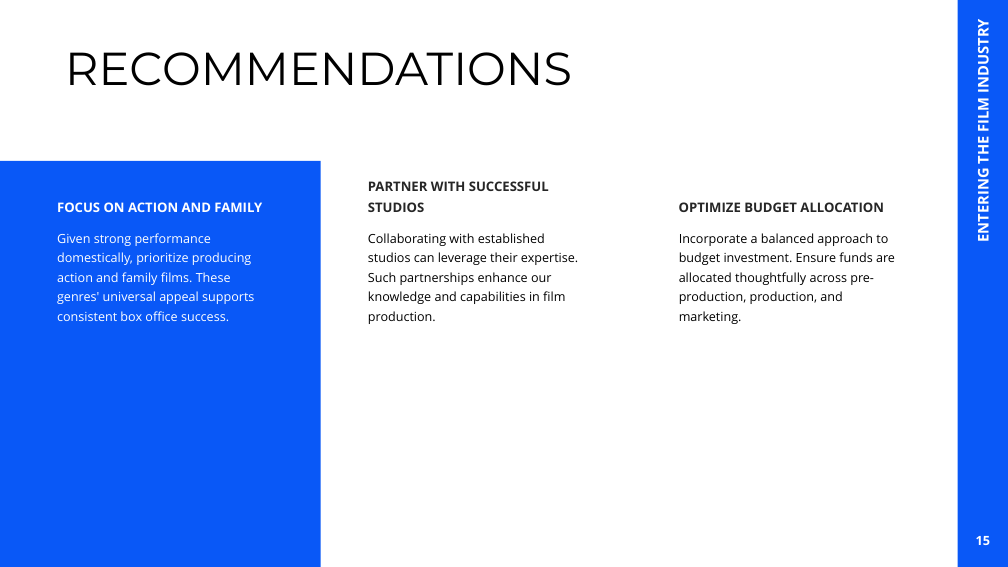
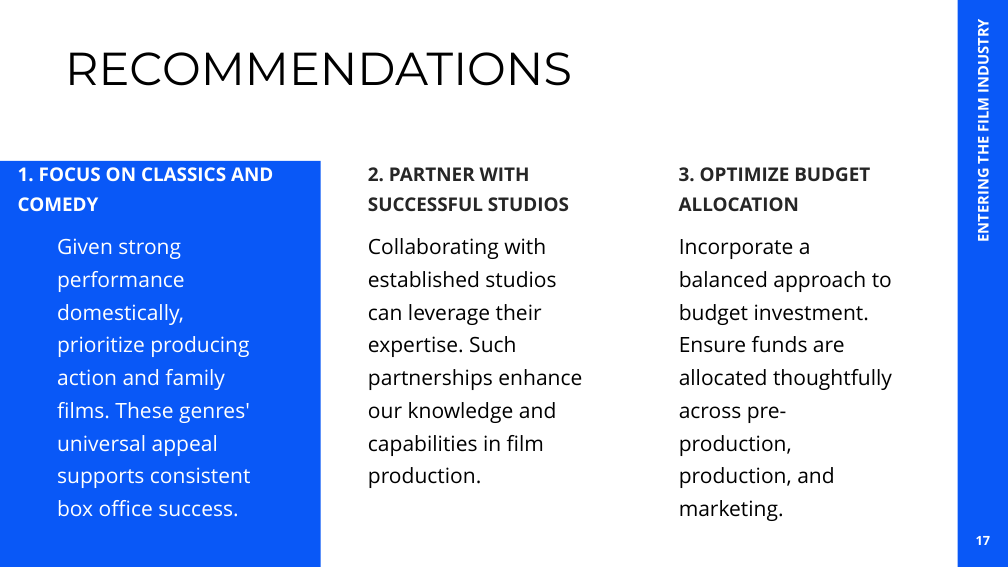
Before and after one commit to mikabenson/PHASE2_PROJECT-inferential-statistics-, a slide deck: slide 17 of Phase 2 Project_Group 5.pptx (slide 15 before the commit). Drawn at 1008x567 pixels with LibreOffice and Linux fonts; fonts in the diff are those of the drawing. Boxes give left, top, right and bottom in pixels: in the first picture for what was removed or moved away, otherwise in the second. Text is boxed around its words. In the diff, an @@ line names an element or a change of style, - is before the commit and + after.

```diff
--- a/Phase 2 Project_Group 5.pptx
+++ b/Phase 2 Project_Group 5.pptx
@@ text at (18,167,273,211): text changed; size 12.5 to 18 pt @@
-FOCUS ON ACTION AND FAMILY
+1. FOCUS ON CLASSICS AND COMEDY
@@ text at (368,167,569,211): text changed; size 12.5 to 18 pt @@
-PARTNER WITH SUCCESSFUL STUDIOS
+2. PARTNER WITH SUCCESSFUL STUDIOS
@@ text at (679,167,870,211): text changed; size 12.5 to 18 pt @@
-OPTIMIZE BUDGET ALLOCATION
+3. OPTIMIZE BUDGET ALLOCATION
@@ size 12 to 20 pt in 3 elements at (57,238,251,517), (368,238,582,488), (679,239,892,521) @@
@@ page number at (976,536,991,545): text changed @@
-15
+17
```
Also in this commit, not shown: 13 other slides changed, 3 slides added, 1 slide removed, 2 other files.
